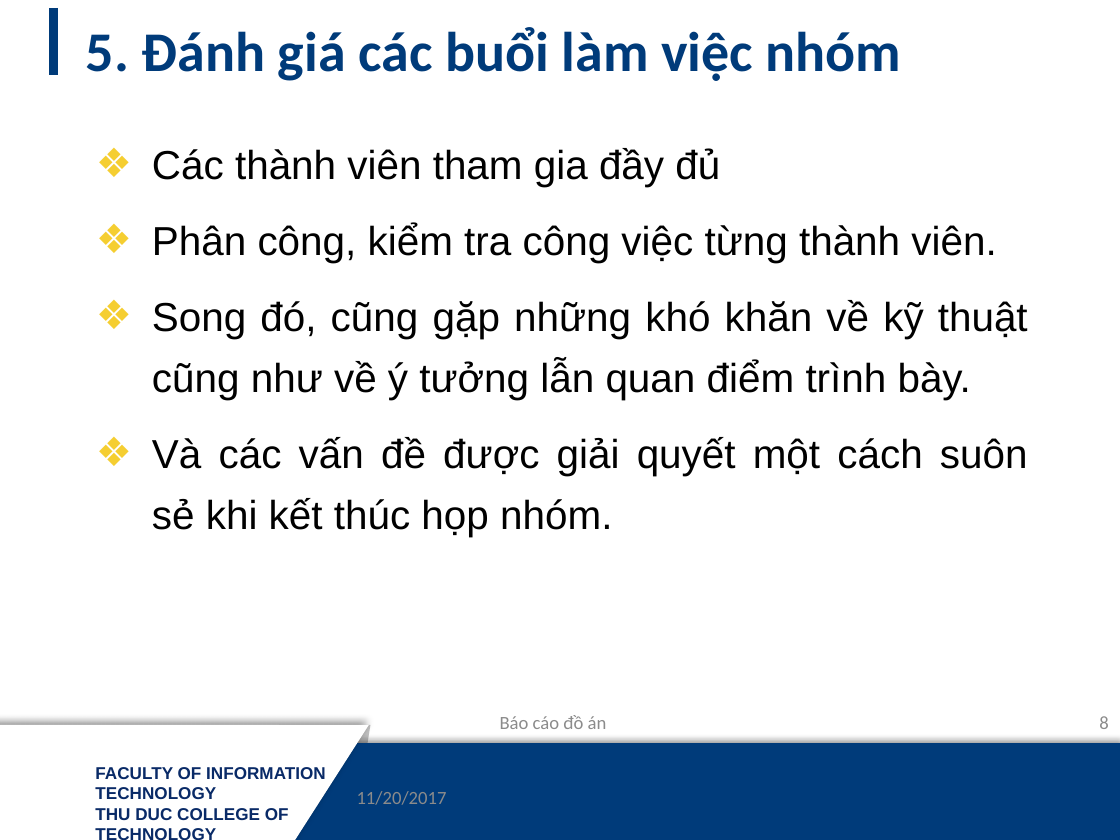
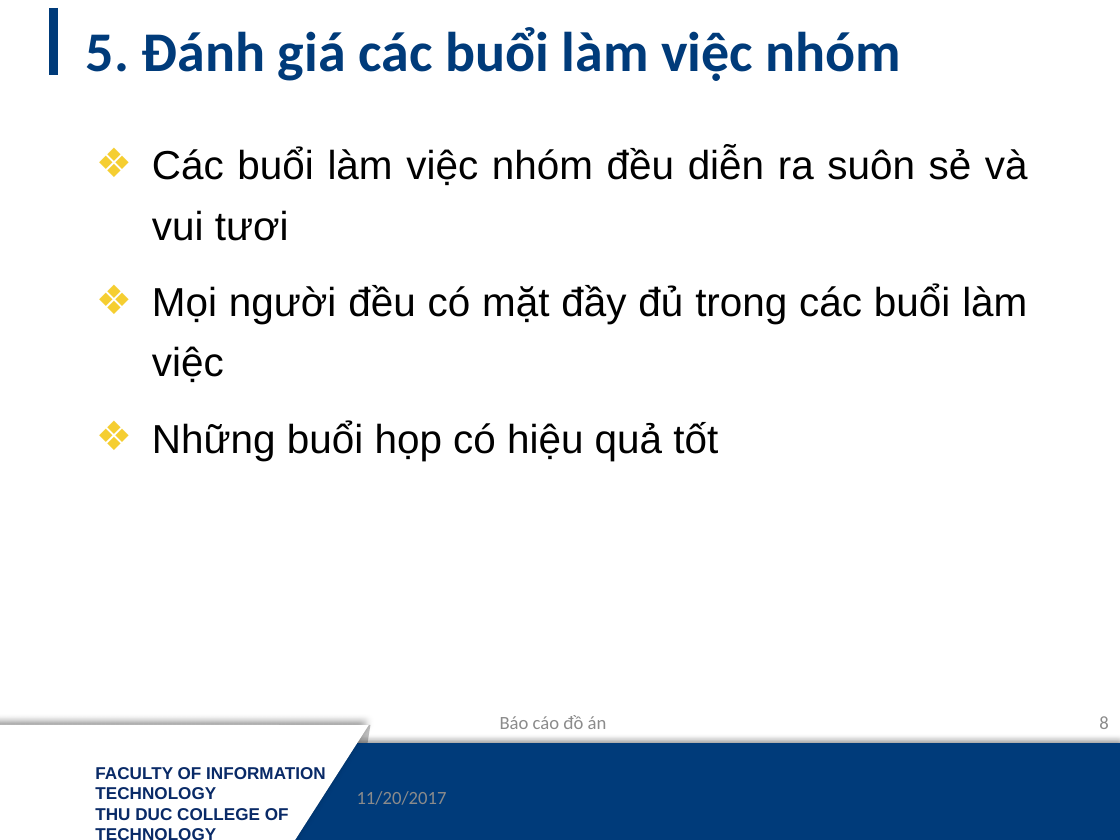
Before and after one commit to mynameissss/NM03_NHOM7, a slide deck: slide 8 of Báo-cáo-đồ-án.pptx. Drawn at 1120x840 pixels with LibreOffice and Linux fonts; fonts in the diff are those of the drawing; background and template pictures are left out. Boxes give left, top, right and bottom in pixels: in the first picture for what was removed or moved away, otherwise in the second. Text is boxed around its words. In the diff, an @@ line names an element or a change of style, - is before the commit and + after.

```diff
--- a/Báo-cáo-đồ-án.pptx
+++ b/Báo-cáo-đồ-án.pptx
@@ text at [152,147,1028,461]: text changed @@
-❖ Các thành viên tham gia đầy đủ
-❖ Phân công, kiểm tra công việc từng thành viên.
-❖ Song đó, cũng gặp những khó khăn về kỹ thuật cũng như về ý tưởng lẫn quan điểm trình bày.
-❖ Và các vấn đề được giải quyết một cách suôn sẻ khi kết thúc họp nhóm.
+❖ Các buổi làm việc nhóm đều diễn ra suôn sẻ và vui tươi
+❖ Mọi người đều có mặt đầy đủ trong các buổi làm việc
+❖ Những buổi họp có hiệu quả tốt
```
Also in this commit, not shown: 7 other slides changed, 1 slide added, 1 slide removed, 1 other file.
